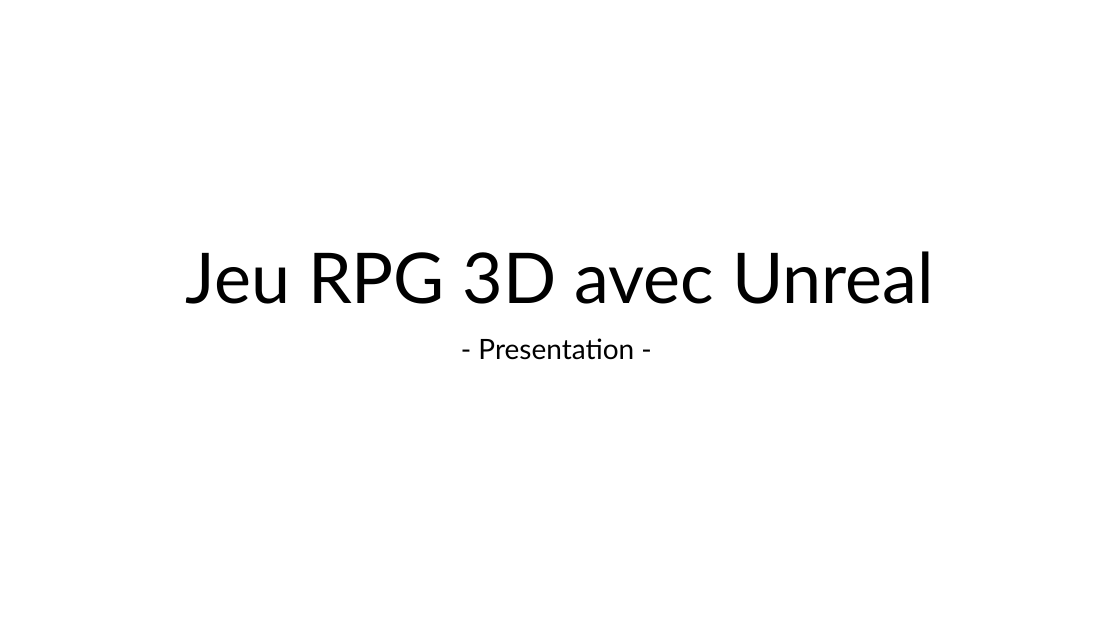
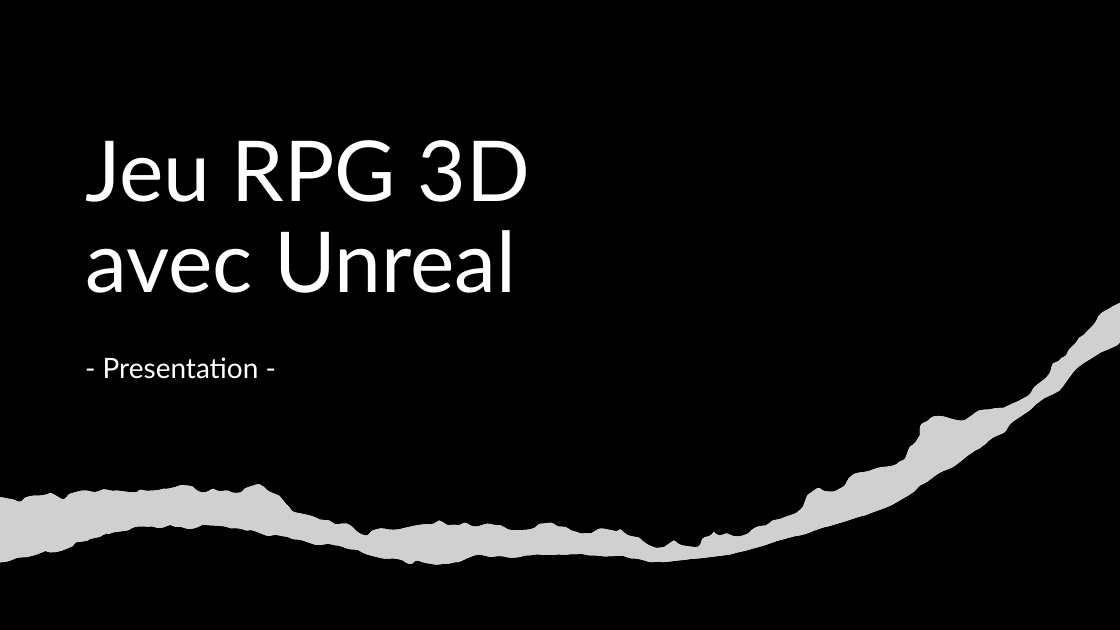
Before and after one commit to CyrilDevaux/rendu-LIFPROJET-groupe-devaux-gifu, a slide deck: slide 1 of Jeu RPG 3D avec Unreal.pptx. Drawn at 1120x630 pixels with LibreOffice and Linux fonts; fonts in the diff are those of the drawing; grey boxes stand for pictures; background and template pictures are left out; a plain dark background stands for a picture behind light text. Boxes give left, top, right and bottom in pixels: in the first picture for what was removed or moved away, otherwise in the second. Text is boxed around its words. In the diff, an @@ line names an element or a change of style, - is before the commit and + after.

```diff
--- a/Jeu RPG 3D avec Unreal.pptx
+++ b/Jeu RPG 3D avec Unreal.pptx
@@ background #FFFFFF to picture (left out) @@
@@ rectangle added at [0,0,1120,630], fill #000000 @@
@@ freeform shape added at [0,0,1120,555], fill gradient #000000 @@
@@ title "Jeu RPG 3D avec Unreal": place and size @@
-title "Jeu RPG 3D avec Unreal" at [186,251,934,304]
+title "Jeu RPG 3D avec Unreal" at [85,140,531,293]
@@ title "Jeu RPG 3D avec Unreal" at [85,140,531,293]: size 60 to 72 pt, text colour #000000 to #FFFFFF; alignment centre to left @@
@@ freeform shape added at [0,302,1120,565], fill #FFFFFF @@
@@ picture added at [0,302,1120,565] @@
@@ subtitle "- Presentation -": place and size @@
-subtitle "- Presentation -" at [478,338,634,360]
+subtitle "- Presentation -" at [103,357,259,379]
@@ subtitle "- Presentation -" at [103,357,259,379]: text colour #000000 to #FFFFFF; alignment centre to left @@
```
Also in this commit, not shown: 1 other slide changed.
